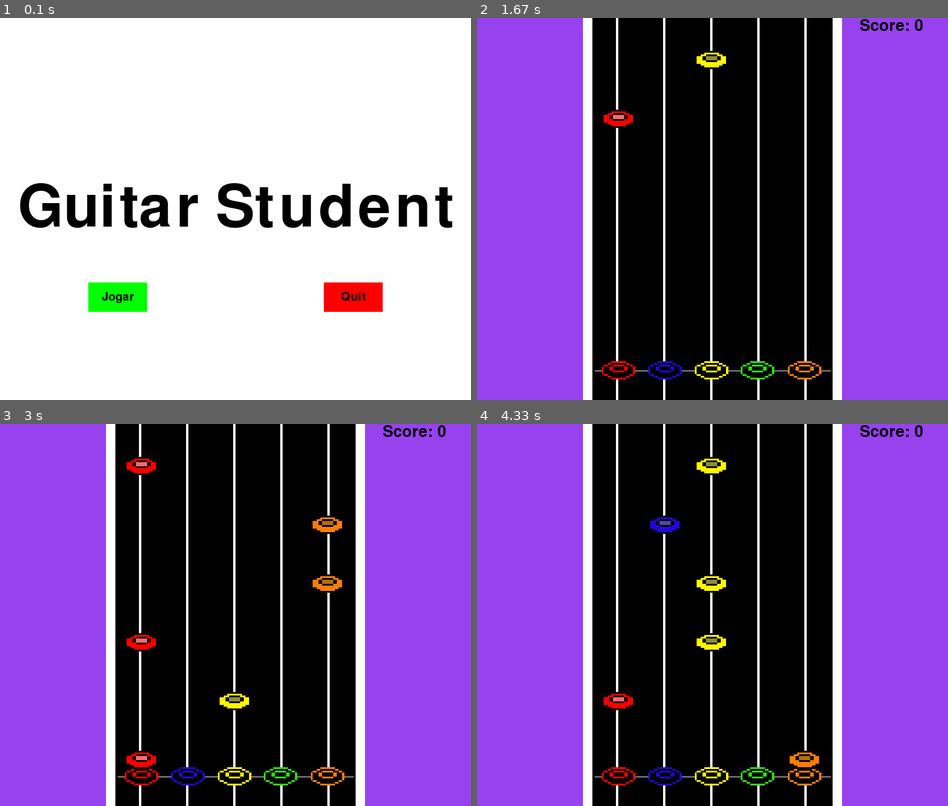
Above: before the commit, frames 1-4 (two rows, left to right).
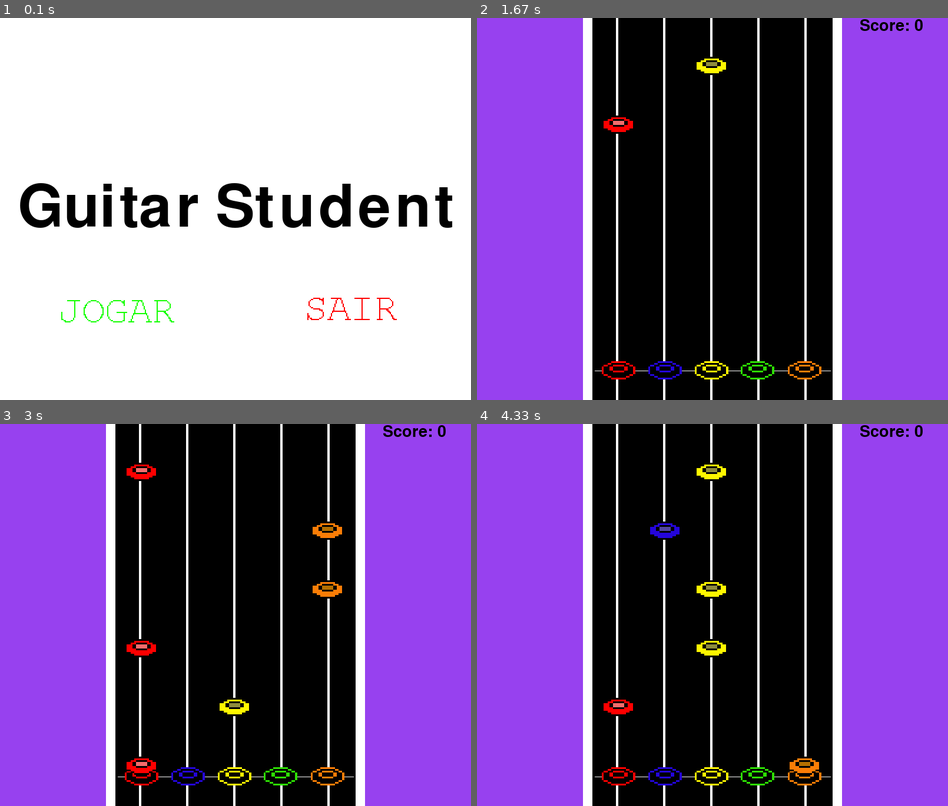
Above: after the commit, the same moments.

Repository: claraluques/projeto-dsoft
Game: pygame game, started from pygame tutorial.py
Two runs of this game, one before a commit and one after it. Both use one fixed random seed, a clock stepped at 60 frames per second and the inputs below.
Inputs (mouse positions are in pixels of both pictures, inside the frame that each line leads up to):
- Up to frame 1 (0.1 s): no input
- Up to frame 2 (1.67 s): press the mouse at (594, 296) at 0.37 s; move the mouse to (646, 304) at 0.47 s; release the mouse at (698, 315) at 0.6 s; press the mouse at (769, 354) at 0.7 s; move the mouse to (712, 239) at 0.8 s; release the mouse at (655, 124) at 0.93 s; tap Esc at 1 s; press the mouse at (594, 296) at 1.37 s; move the mouse to (594, 296) at 1.47 s; release the mouse at (594, 300) at 1.6 s
- Up to frame 3 (3 s): tap W at 1.67 s
- Up to frame 4 (4.33 s): tap E at 3.8 s

The runs differ from the first frame. In frame 1, 2.1% of the frame differs, in the area x 13-85%, y 69-80%; in frame 2, 0.5%; in frame 3, 1.4%; in frame 4, 1.4%.

Commit message:
codigo principal com as mudanças

Diff:
--- a/pygame tutorial.py
+++ b/pygame tutorial.py
@@ -1,3 +1,5 @@
+#import os
+#os.environ['SDL_VIDEODRIVER'] = 'windib'
 import pygame
 import classe_musicas as m
 import classe_teclas as t
@@ -19,6 +21,8 @@
 green = (0,255,0)
 bright_green = (0,200,0)
 
+FPS = 60
+
 gameDisplay = pygame.display.set_mode((display_width, display_height))
 pygame.display.set_caption(('Guitar Student!'))
 
@@ -28,7 +32,15 @@
 clock = pygame.time.Clock()
 crashed = False
 
+#movie = pygame.movie.Movie('fogoqueimando.mpeg')
+#screen = pygame.display.set_mode(movie.get_size())
+#movie_screen = pygame.Surface(movie.get_size()).convert()
+
+
+
 gerente_imagens = t.GerenciadorImagens()
+
+bg = pygame.image.load("fundofogo.png")
 
 guitarraImg = pygame.image.load('guitarra.png')
 guitarraImg = pygame.transform.scale(guitarraImg, (800,650))
@@ -74,7 +86,7 @@
     textRect.center = ( (x+(w/2)), (y+(h/2)) )
     gameDisplay.blit(textSurf, textRect)
 
-def imagebutton(msg,x,y,w,h,imagem1,imagem2,action):
+def imagebutton(x,y,w,h,imagem1,imagem2,action):
     mouse = pygame.mouse.get_pos()
     click = pygame.mouse.get_pressed()
 
@@ -88,11 +100,8 @@
     else:
        Img2botao = pygame.image.load(imagem2)
        Img2botao = pygame.transform.scale(Img2botao, (w,h))
-
-    smallText = pygame.font.Font("freesansbold.ttf",20)
-    textSurf, textRect = text_objects(msg, smallText)
-    textRect.center = ( (x+(w/2)), (y+(h/2)) )
-    gameDisplay.blit(textSurf, textRect)
+       gameDisplay.blit(Img2botao,(x , y))
+
 
 def sair_jogo():
     global intro, escolha
@@ -119,10 +128,11 @@
     loop_jogo()
 
 def game_intro():
-    global intro,Menu
+    global intro, Menu, FPS, movie, movie_screen, screen
 
     intro = True
-
+#    movie.set_display(movie_screen)
+#    movie.play()
 
 
     pygame.mixer.music.load('musicaintro.mp3')
@@ -133,22 +143,32 @@
         for event in pygame.event.get():
 
             if event.type == pygame.QUIT:
-                pygame.quit()
+#                movie.stop()
+#                pygame.quit()
                 quit()
 
+
+
+
+
+#        screen.blit(movie_screen,(0,0))
         gameDisplay.fill(white)
+#        gameDisplay.blit(bg, (0, 0))
         largeText = pygame.font.Font('freesansbold.ttf',100)
+
         TextSurf, TextRect = text_objects("Guitar Student", largeText)
         TextRect.center = ((display_width/2),(display_height/2))
         gameDisplay.blit(TextSurf, TextRect)
 
         #button("Quit",550,450,100,50,red,bright_red,sair_jogo)
-        button("Quit",550,450,100,50,red,bright_red,sair_jogo)
-        button("Jogar",150,450,100,50,green,bright_green,Menu_musica)
+#        button("Quit",550,450,100,50,red,bright_red,sair_jogo)
+        imagebutton(500,450,200,100,'sair2.png','sair1.png',sair_jogo)
+        imagebutton(100,450,200,100,'jogar2.png','jogar1.png',Menu_musica)
+#        button("Jogar",150,450,100,50,green,bright_green,Menu_musica)
 
 
         pygame.display.update()
-        clock.tick(15)
+        clock.tick(FPS)
 
 
 
@@ -164,6 +184,8 @@
             if event.type == pygame.QUIT:
                 pygame.quit()
                 quit()
+
+
 
         gameDisplay.fill(white)
         largeText = pygame.font.Font('freesansbold.ttf',100)
@@ -172,8 +194,10 @@
         gameDisplay.blit(TextSurf, TextRect)
         pygame.mixer.music.pause()
 
-        button("Continue",150,450,100,50,green,bright_green,unpause)
-        button("Menu",350,450,100,50,blue,bright_blue,game_intro)
+        button("Continuar",150,450,100,50,green,bright_green,unpause)
+#        button("Menu",350,450,100,50,blue,bright_blue,game_intro)
+        imagebutton(350,450,200,100,'menu1.png','menu2.png', game_intro)
+
         button("Quit",550,450,100,50,red,bright_red,sair_jogo2)
 
         pygame.display.update()
@@ -200,7 +224,8 @@
         gameDisplay.blit(TextSurf, TextRect)
 
 #        button("GO!",150,450,100,50,green,bright_green,loop_jogo)
-        button("Voltar",450,450,100,50,red,bright_red,game_intro)
+#        button("Voltar",450,450,100,50,red,bright_red,game_intro)
+        imagebutton(display_width-200,0,200,100,'voltar1.png','voltar2.png', game_intro)
         button("Baile",150,550,100,50,green,bright_green,escolha_modo1)
         button("Aleatoria",450,550,100,50,green,bright_green,escolha_modo3)
 
@@ -246,11 +271,11 @@
         gameDisplay.fill(purple)
         gameDisplay.blit(guitarraImg, (0, 0))
         pygame.draw.line(gameDisplay, white ,[200,600], [600,600], 1)
-        bot1 = bot(x,543,'buraco1.png')
-        bot2 = bot(x+79,543,'buraco2.png')
-        bot3 = bot(x+158,543,'buraco3.png')
-        bot4 = bot(x+236,543,'buraco4.png')
-        bot5 = bot(x+316,543,'buraco5.png')
+        bot(x,543,'buraco1.png')
+        bot(x+79,543,'buraco2.png')
+        bot(x+158,543,'buraco3.png')
+        bot(x+236,543,'buraco4.png')
+        bot(x+316,543,'buraco5.png')
 
         Score(score)
 
@@ -343,7 +368,7 @@
             crashed = True
 
         pygame.display.update()
-        clock.tick(60)
+        clock.tick(FPS)
         frames += 1
 
 game_intro()
Binary file added: fundofogo.png
Binary file added: jogar1.png
Binary file added: jogar2.png
Binary file added: menu1.png
Binary file added: menu2.png
Binary file added: sair1.png
Binary file added: sair2.png
Binary file added: voltar1.png
Binary file added: voltar2.png
